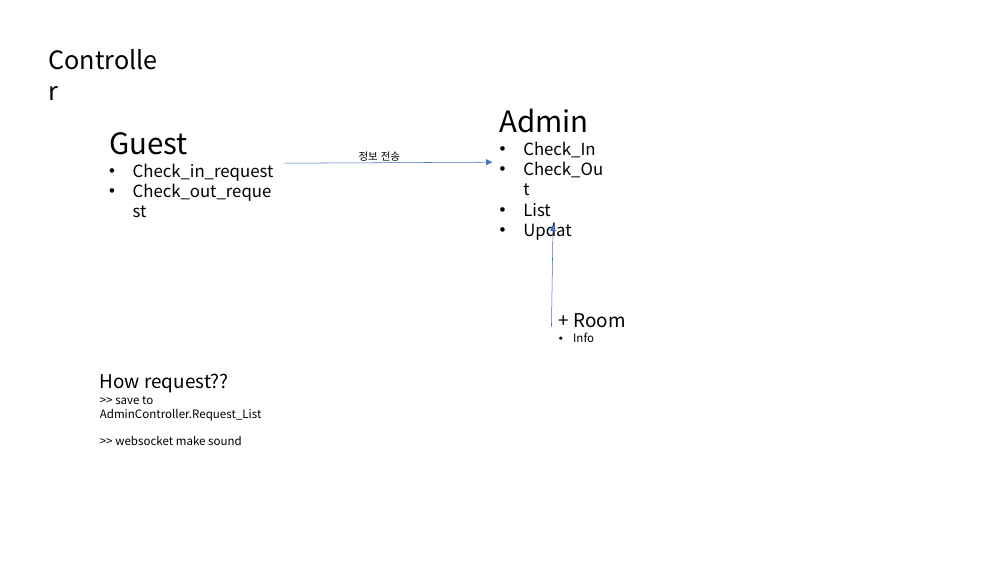
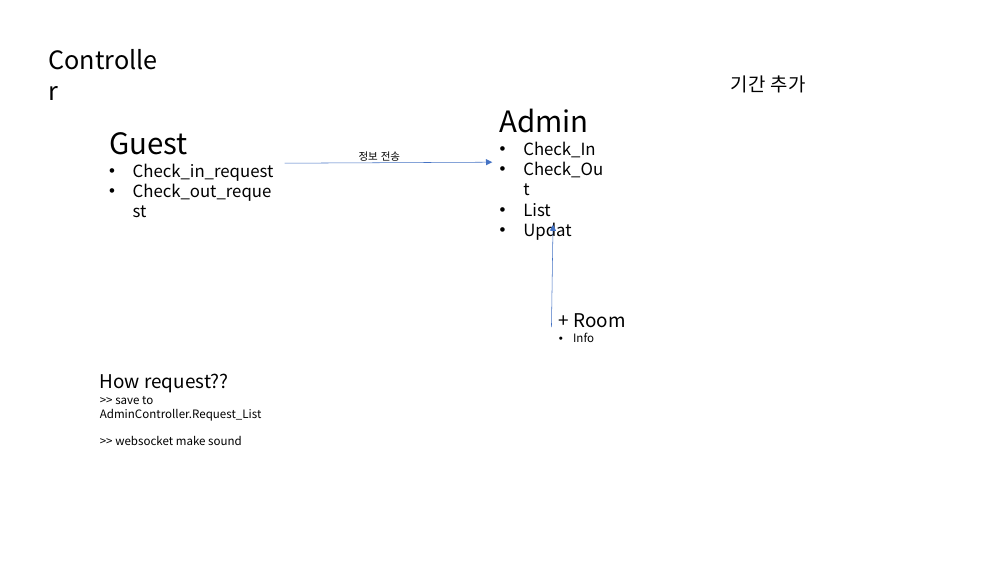
Before and after one commit to KIM-JS-95/Hotel-Service-with-Web-Socket, a slide deck: slide 3 of admin.pptx. Drawn at 1008x567 pixels with LibreOffice and Linux fonts; fonts in the diff are those of the drawing. Boxes give left, top, right and bottom in pixels: in the first picture for what was removed or moved away, otherwise in the second. Text is boxed around its words. In the diff, an @@ line names an element or a change of style, - is before the commit and + after.

```diff
--- a/admin.pptx
+++ b/admin.pptx
@@ text added at (731,75,806,93), 18 pt, text #000000 @@
+기간 추가
```
Also in this commit, not shown: 44 other files.
